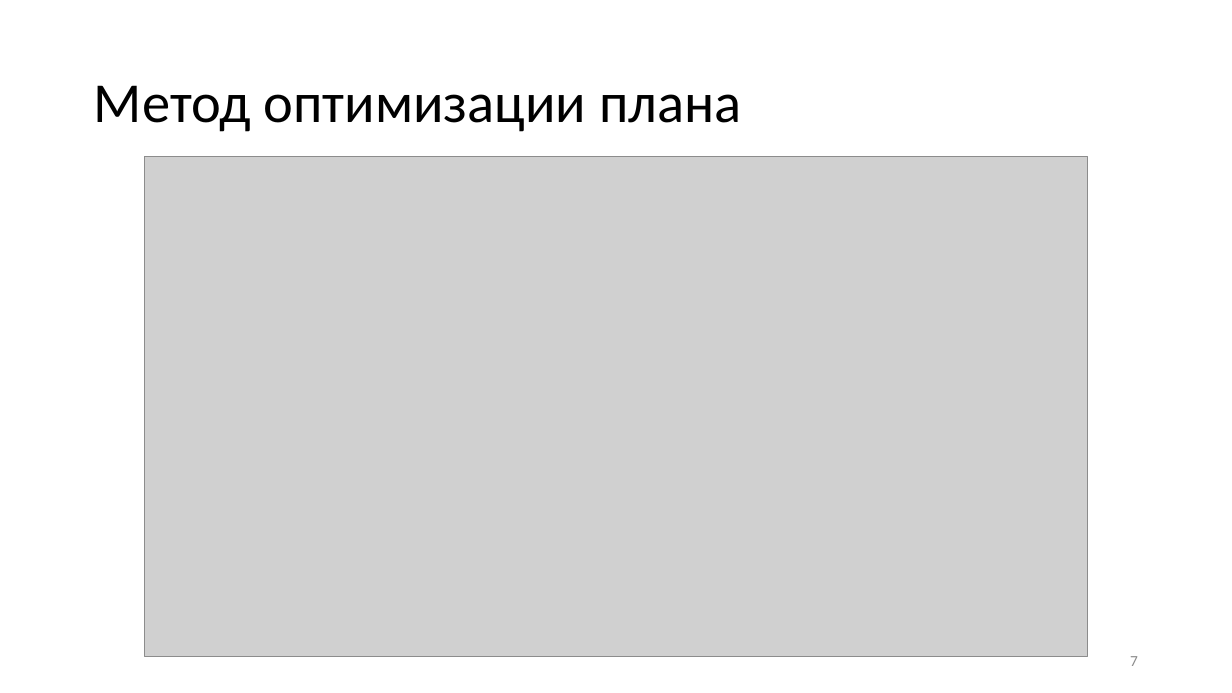
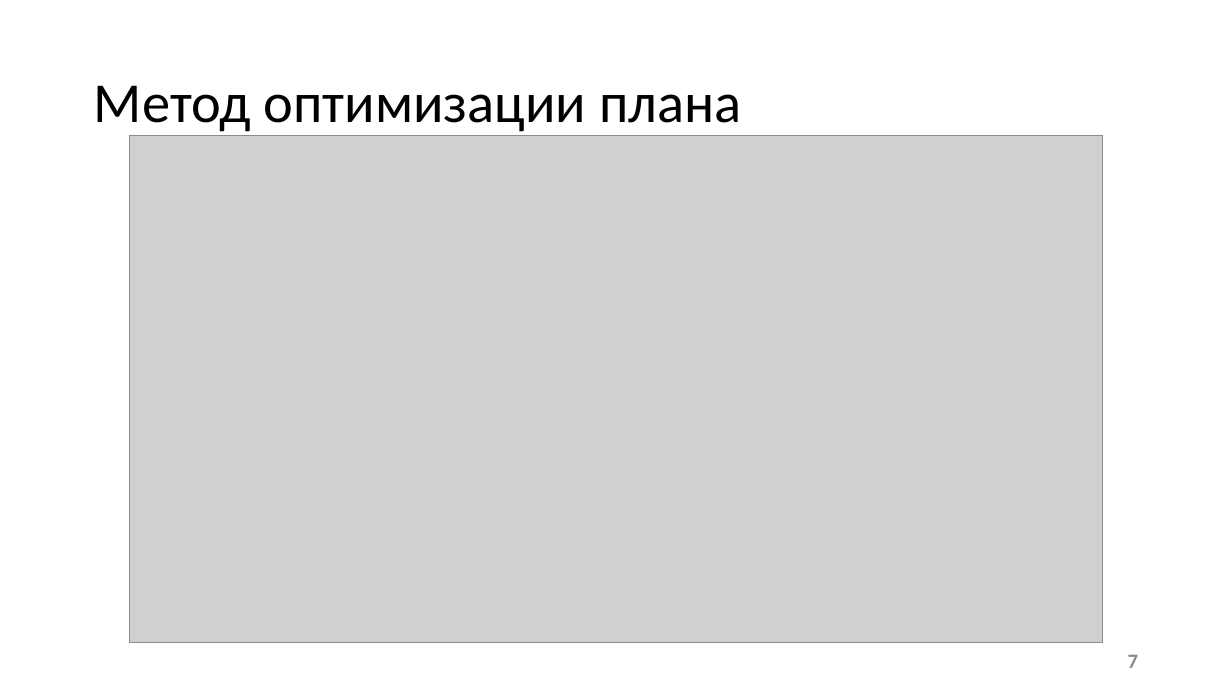
Before and after one commit to fairay/BachelorDiploma, a slide deck: slide 7 of presentation_wb.pptx. Drawn at 1232x693 pixels with LibreOffice and Linux fonts; fonts in the diff are those of the drawing; grey boxes stand for pictures. Boxes give left, top, right and bottom in pixels: in the first picture for what was removed or moved away, otherwise in the second. Text is boxed around its words. In the diff, an @@ line names an element or a change of style, - is before the commit and + after.

```diff
--- a/presentation_wb.pptx
+++ b/presentation_wb.pptx
@@ picture: place and size @@
-picture at [144,156,1088,656]
+picture at [129,136,1104,642]
@@ page number at [1128,655,1138,668]: size 12 to 16 pt, bold on @@
```
Also in this commit, not shown: 7 other slides changed, 6 slides added, 6 slides removed, 14 other files.
